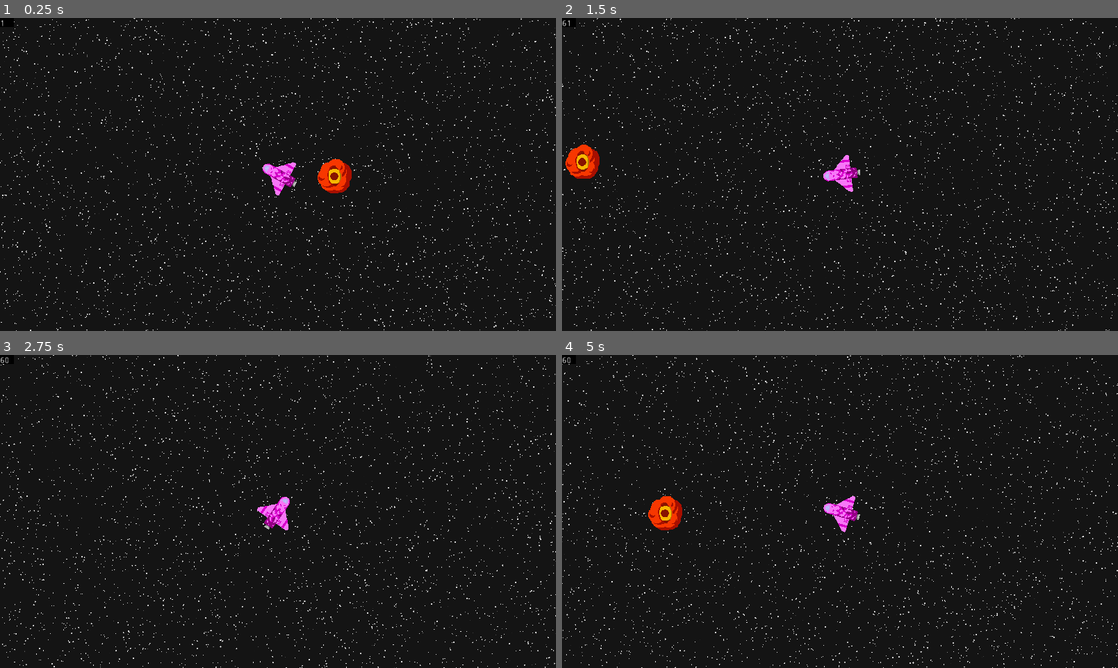
Above: before the commit, frames 1-4 (two rows, left to right).
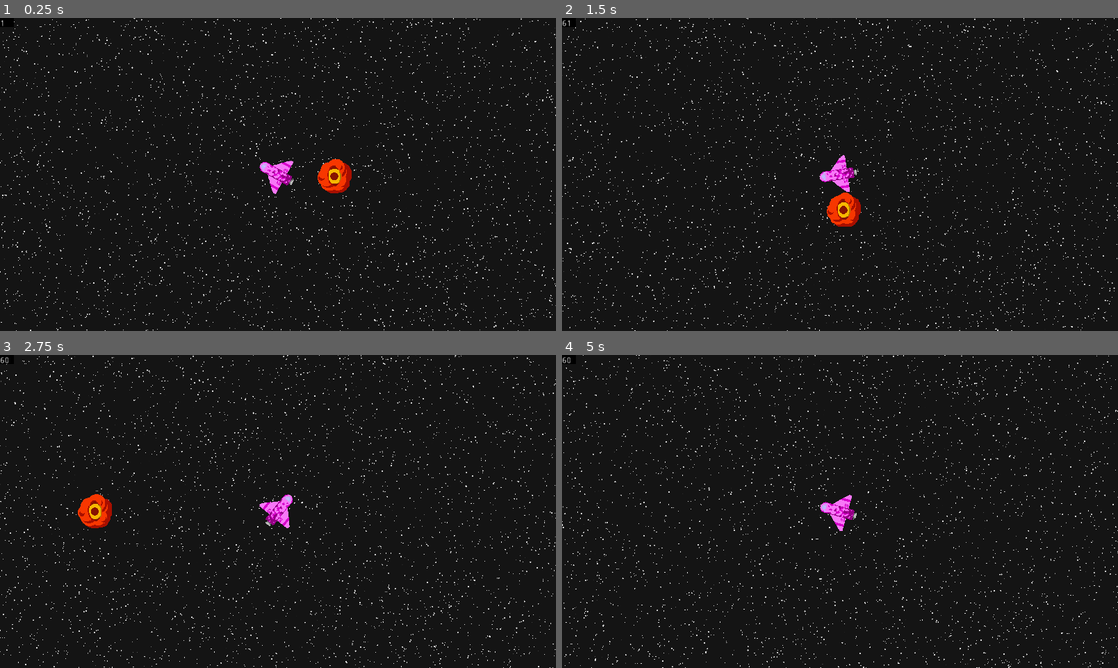
Above: after the commit, the same moments.

Repository: Jellonator/04-Space-Shooter
Game: Godot game, scene res://World/Game.tscn
Two runs of this game, one before a commit and one after it. Both use one fixed random seed, a clock stepped at 60 frames per second and the inputs below.
Inputs (mouse positions are in pixels of both pictures, inside the frame that each line leads up to):
- Up to frame 1 (0.25 s): no input
- Up to frame 2 (1.5 s): tap Enter at 0.5 s; move the mouse to (962, 158) at 0.52 s; hold D (move_right) 0.53-1.28 s; hold Shift (action_shoot) 0.53-1.28 s; move the mouse to (728, 190) at 1.27 s; hold S (move_down) from 1.28 s (still down); tap Down (look_down) at 1.35 s
- Up to frame 3 (2.75 s): move the mouse to (333, 442) at 2.02 s; release S (move_down) at 2.03 s; hold D (move_right) from 2.03 s (still down); hold Left (look_left) from 2.03 s (still down)
- Up to frame 4 (5 s): move the mouse to (812, 574) at 2.77 s; release D (move_right) at 2.78 s; release Left (look_left) at 2.78 s; hold W (move_up) 2.78-3.53 s; tap Right (look_right) at 2.85 s; move the mouse to (1006, 558) at 3.52 s; hold Up (look_up) 3.53-4.28 s; hold A (move_left) from 3.53 s (still down); move the mouse to (673, 464) at 4.27 s; tap Shift (action_shoot) at 4.35 s

The runs differ from the first frame. In frame 1, 0.3% of the frame differs, in the area x 46-54%, y 45-57%; in frame 2, 4.3%, in the area x 0-100%, y 0-100%; in frame 3, 3.9%; in frame 4, 3.9%.

Commit message:
Minor fixes

Diff:
--- a/Object/Enemy/EyeEnemy.tscn
+++ b/Object/Enemy/EyeEnemy.tscn
@@ -7,7 +7,7 @@
 radius = 30.0666
 
 [node name="EyeEnemy" type="KinematicBody2D"]
-collision_layer = 4
+collision_layer = 5
 script = ExtResource( 2 )
 
 [node name="Sprite" type="Sprite" parent="."]
--- a/Object/Player/Player.gd
+++ b/Object/Player/Player.gd
@@ -1,8 +1,8 @@
 extends KinematicBody2D
 
 const FRICTION := 400
-const ACCELERATION := 1600
-const MAX_SPEED := 800
+const ACCELERATION := 800
+const MAX_SPEED := 500
 const SHOTS_PER_SECOND := 6.0
 
 enum ControlType {MOUSE, KEYBOARD}
@@ -29,7 +29,6 @@
 		velocity = target_velocity
 	else:
 		velocity += vdiff.normalized() * delta * ACCELERATION
-	velocity = move_and_slide(velocity)
 	if look_type == ControlType.KEYBOARD:
 		var lookvector := Vector2(0, 0)
 		lookvector.x = Input.get_action_strength("look_right") - Input.get_action_strength("look_left")
@@ -38,6 +37,7 @@
 			self.rotation = lerp_angle(self.rotation, lookvector.angle(), delta * 10)
 	else:
 		look_at(get_global_mouse_position())
+	velocity = move_and_slide(velocity)
 	var brender = get_tree().get_nodes_in_group("bullet_renderer")[0]
 	if Input.is_action_pressed("action_shoot"):
 		shot_timer -= delta * SHOTS_PER_SECOND
--- a/Object/Player/Player.tscn
+++ b/Object/Player/Player.tscn
@@ -1,23 +1,18 @@
-[gd_scene load_steps=4 format=2]
+[gd_scene load_steps=3 format=2]
 
 [ext_resource path="res://Object/Player/Player.gd" type="Script" id=1]
 [ext_resource path="res://Object/Player/PurpleFlame.png" type="Texture" id=2]
-
-[sub_resource type="CapsuleShape2D" id=1]
-radius = 8.95301
-height = 40.094
 
 [node name="Player" type="KinematicBody2D"]
 collision_layer = 2
 script = ExtResource( 1 )
 
 [node name="Sprite" type="Sprite" parent="."]
-position = Vector2( -3, 0 )
+position = Vector2( 3, 0 )
 texture = ExtResource( 2 )
 
-[node name="CollisionShape2D" type="CollisionShape2D" parent="."]
-rotation = 1.5708
-shape = SubResource( 1 )
+[node name="CollisionPolygon2D" type="CollisionPolygon2D" parent="."]
+polygon = PoolVector2Array( 35, 0, 27, -8, 15, -8, -8, -31, -12, -31, -12, -8, -23, -8, -23, 8, -12, 8, -12, 31, -8, 31, 15, 8, 27, 8 )
 
 [node name="FrontPos" type="Position2D" parent="."]
 position = Vector2( 26, 0 )
--- a/Util/BulletRenderer.gd
+++ b/Util/BulletRenderer.gd
@@ -54,4 +54,4 @@
 		var frompos = bullet.frompos
 		if bullet.parent != null:
 			frompos = bullet.parent.global_position
-		draw_line(frompos, bullet.topos, gradient.interpolate(bullet.life), 3, false)
+		draw_line(frompos, bullet.topos, gradient.interpolate(bullet.life), 5, false)
Binary file changed: Object/Player/PurpleFlame.png
Not shown, changed: Object/Player/PurpleFlame.kra
